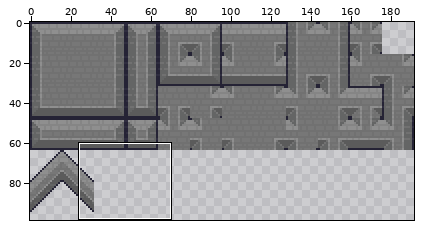
Edited in one commit: pixel-art file (resources/obstacles.aseprite). The first picture is a wide view before the edit; the outline marks the close-up.
Close-up. The starting point:
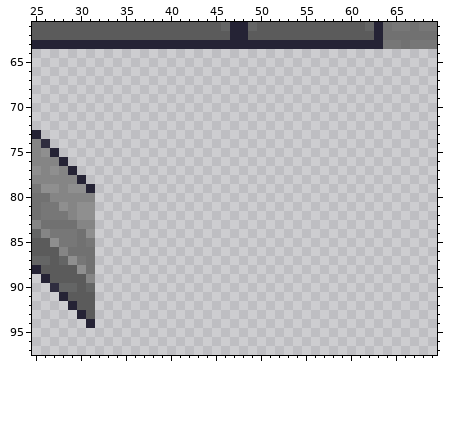
192x192 pixels, 1 frame. Colours within 5 levels of each other are drawn and written as one. Shown: x 25..69, y 61..97. The wide view leaves out empty margins.
New version:
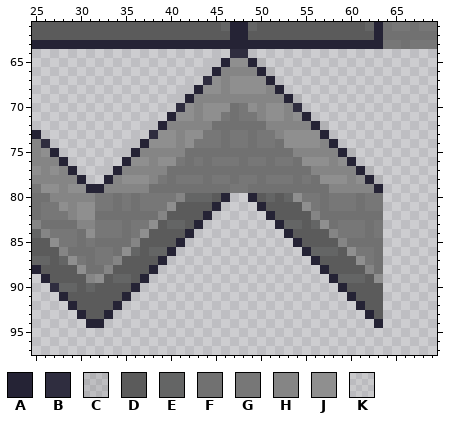
Palette (. is transparent): A #252335  B #2f2d3f  C #3c3c3c1a  D #5b5b5b  E #646565  F #717171  G #777777  H #858585  J #8f8f8f  K #a3a3a31a
Changes in this commit:
{"where": "layers \"Bricks\", \"Layer 1\""}
{"y":64,"x":46,"old":"....","new":"KBBK"}
{"y":65,"x":45,"old":"......","new":"CAJJAC"}
{"y":66,"x":44,"old":"........","new":"CAHHHHAC"}
{"y":67,"x":43,"old":"..........","new":"KBJHJJJJAK"}
{"y":68,"x":42,"old":"...........","new":"CAJJHJJJJHA"}
{"y":69,"x":41,"old":"..............","new":"CAHHHHHHHHHHAC"}
{"y":70,"x":40,"old":"................","new":"KBJHJJJFGJHJJHBK"}
{"y":71,"x":40,"old":"................","new":"AJJHJJGFGGHJJHJA"}
{"y":72,"x":38,"old":"....................","new":"CAHHHHHFFFFFFHHHHHAC"}
{"y":73,"x":37,"old":"......................","new":"KBJJHJJGGFGGFGGHJJJJAK"}
{"y":74,"x":36,"old":".......................","new":"CAJJJHJGGGFGGFGGFJJJJHA"}
{"y":75,"x":35,"old":"..........................","new":"CAHHHHHFFFFFFFFFFFFHHHHHAC"}
{"y":76,"x":35,"old":"..........................","new":"AJJHJJGFGFGGGFGGFGGFJJJHJA"}
{"y":77,"x":33,"old":"..............................","new":"CAHHHHHFFFFFFFFFFFFFFFFHHHHHAC"}
{"y":78,"x":33,"old":"...............................","new":"AHJJJHGFGGGFGGFGGFGGGFGFJJJHJAC"}
{"y":79,"x":32,"old":"................................","new":"AHHHHHFFFFFFFFFGGFFFFFFFFFHHHHHA"}
{"y":80,"x":32,"old":"...............","new":"GGFGFGGGGHEEEDA"}
{"y":80,"x":49,"old":"...............","new":"ADEDEJGGFGGGFGG"}
{"y":81,"x":32,"old":"..............","new":"GGFGFGGGJDDDDA"}
{"y":81,"x":50,"old":"..............","new":"ADDDDJGFGGGFGG"}
{"y":82,"x":32,"old":".............","new":"FFFFFFFHDDDDA"}
{"y":82,"x":51,"old":".............","new":"ADDDDHFFFFFFF"}
{"y":83,"x":32,"old":"............","new":"GGGFGGJDEEDA"}
{"y":83,"x":52,"old":"............","new":"AEEDEJFGGGFG"}
{"y":84,"x":32,"old":"...........","new":"GGGFGJDDDDA"}
{"y":84,"x":53,"old":"...........","new":"ADDDDHGGGFG"}
{"y":85,"x":32,"old":"..........","new":"FFFFHDDDDA"}
{"y":85,"x":54,"old":"..........","new":"ADDDDHFFFF"}
{"y":86,"x":32,"old":".........","new":"GGFJEDEEA"}
{"y":86,"x":55,"old":".........","new":"AEEEDJGGF"}
{"y":87,"x":32,"old":"........","new":"GGHDDDDA"}
{"y":87,"x":56,"old":"........","new":"ADDDDJGF"}
{"y":88,"x":32,"old":".......","new":"FHDDDDA"}
{"y":88,"x":57,"old":".......","new":"ADDDDHF"}
{"y":89,"x":32,"old":"......","new":"JDEEDA"}
{"y":89,"x":58,"old":"......","new":"AEEEDJ"}
{"y":90,"x":32,"old":".....","new":"DDDDA"}
{"y":90,"x":59,"old":".....","new":"ADDDD"}
{"y":91,"x":32,"old":"....","new":"DDDA"}
{"y":91,"x":60,"old":"....","new":"ADDD"}
{"y":92,"x":32,"old":"...","new":"DDA"}
{"y":92,"x":61,"old":"...","new":"ADD"}
{"y":93,"x":32,"old":"..","new":"DA"}
{"y":93,"x":62,"old":"..","new":"AD"}
{"y":94,"x":32,"old":".","new":"A"}
{"y":94,"x":63,"old":".","new":"A"}
